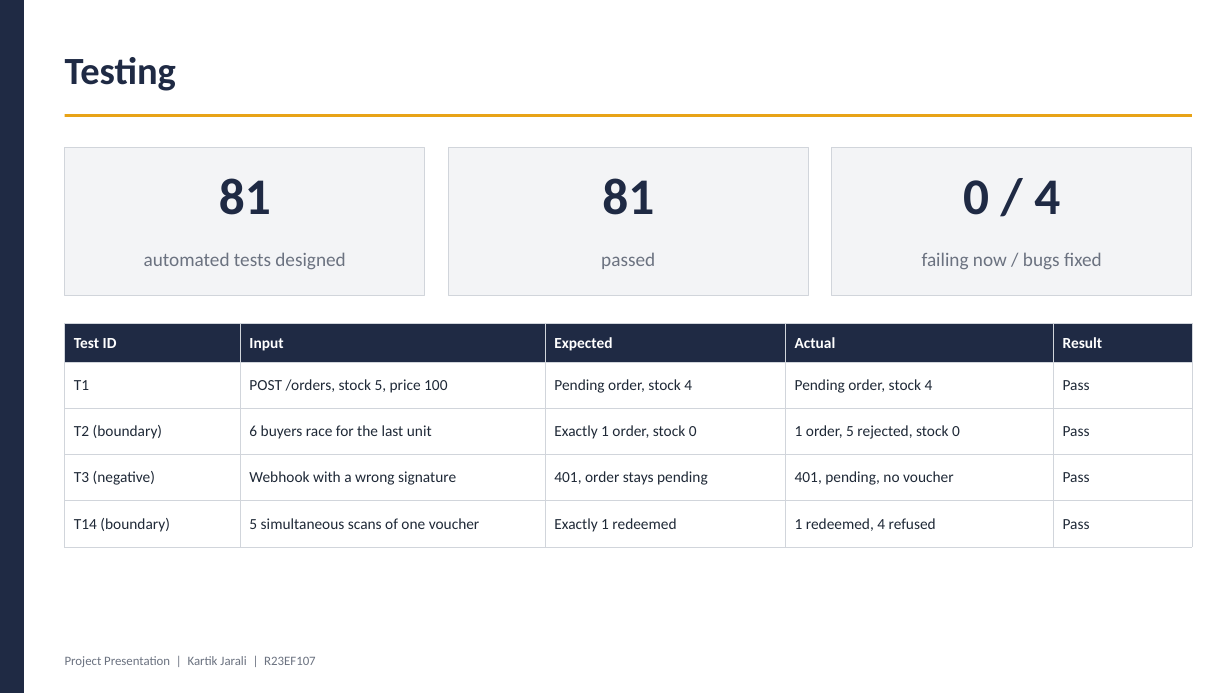
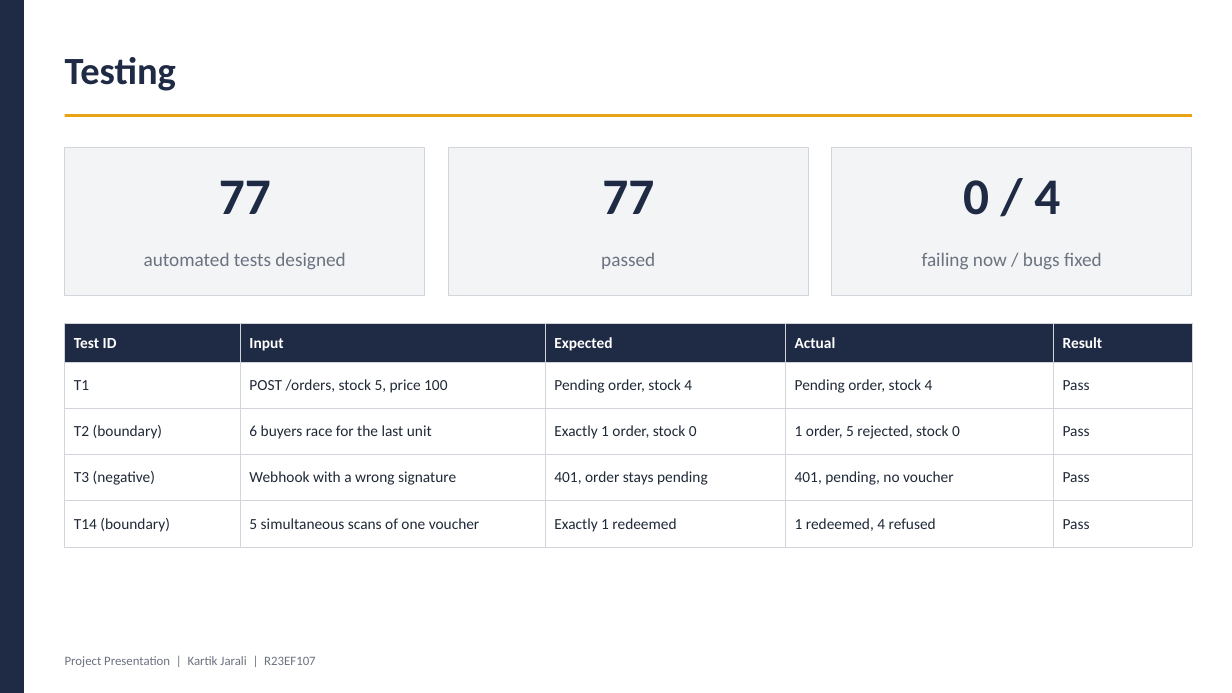
Before and after one commit to Kartikjarali010/next-to, a slide deck: slide 9 of docs/NextTo_Phase1_Presentation_Kartik.pptx. Drawn at 1232x693 pixels with LibreOffice and Linux fonts; fonts in the diff are those of the drawing. Boxes give left, top, right and bottom in pixels: in the first picture for what was removed or moved away, otherwise in the second. Text is boxed around its words. In the diff, an @@ line names an element or a change of style, - is before the commit and + after.

```diff
--- a/docs/NextTo_Phase1_Presentation_Kartik.pptx
+++ b/docs/NextTo_Phase1_Presentation_Kartik.pptx
@@ text at box(219, 180, 271, 214): text changed @@
-81
+77
@@ text at box(602, 180, 654, 214): text changed @@
-81
+77
```
Also in this commit, not shown: 2 other slides changed, 57 other files.
